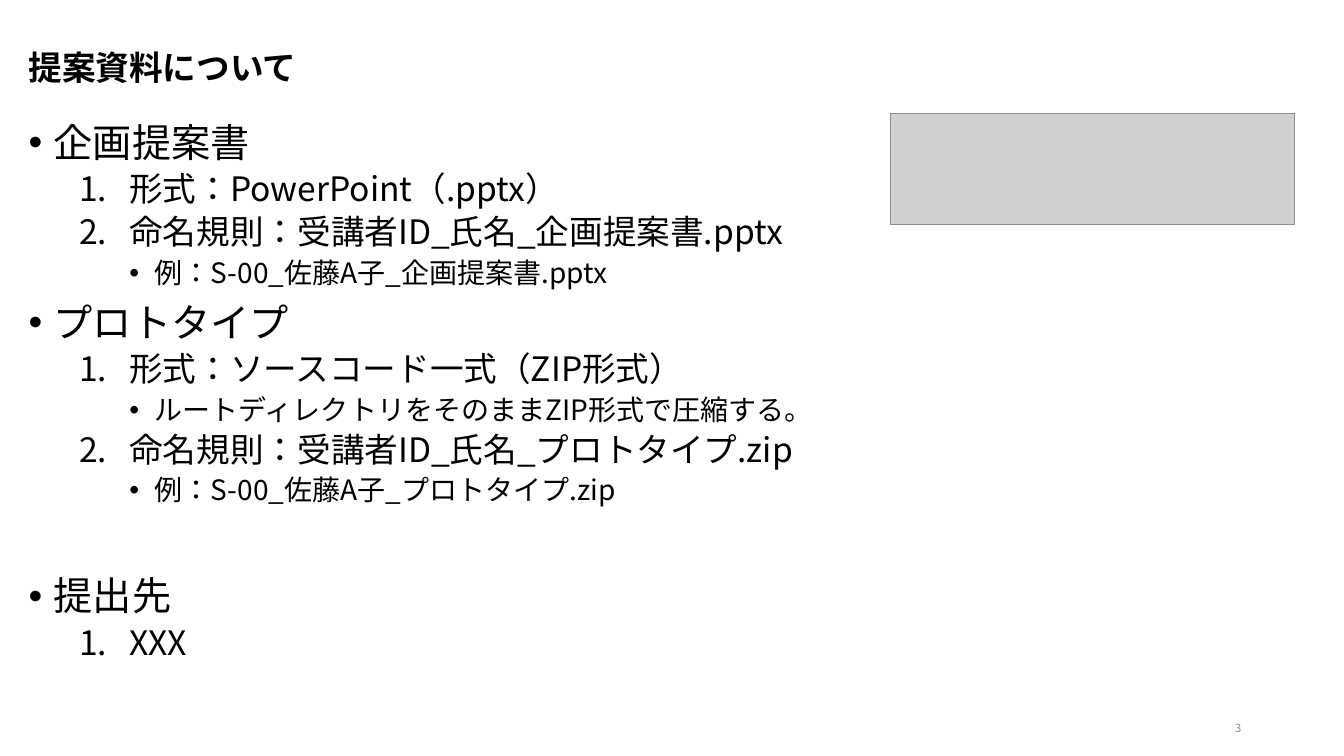
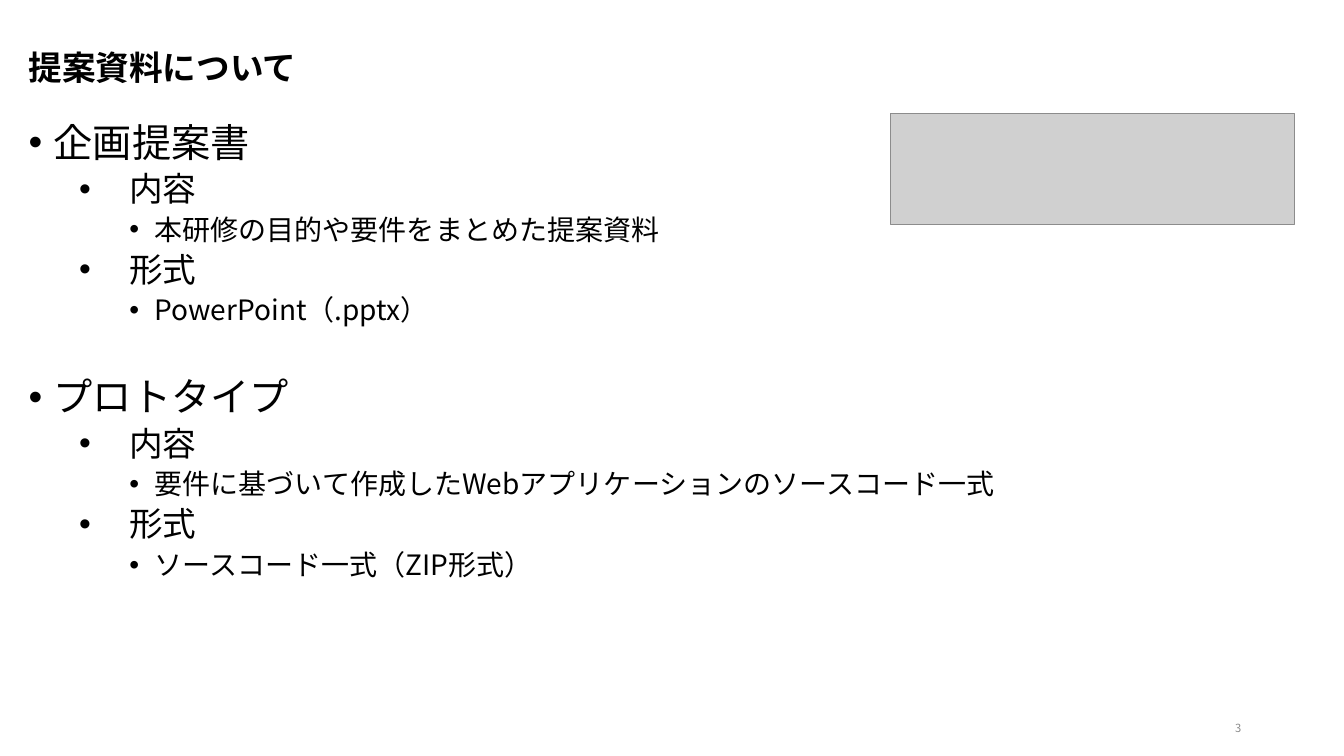
Before and after one commit to nishida2073/ai_navive, a slide deck: slide 3 of 00_オリエンテーション/【AI Native研修-提案】研修の概要.pptx. Drawn at 1344x756 pixels with LibreOffice and Linux fonts; fonts in the diff are those of the drawing; grey boxes stand for pictures. Boxes give left, top, right and bottom in pixels: in the first picture for what was removed or moved away, otherwise in the second. Text is boxed around its words. In the diff, an @@ line names an element or a change of style, - is before the commit and + after.

Commit message:
md

```diff
--- a/00_オリエンテーション/【AI Native研修-提案】研修の概要.pptx
+++ b/00_オリエンテーション/【AI Native研修-提案】研修の概要.pptx
@@ text at (129, 172, 660, 327): text changed; size 24 to 20 pt @@
-  1. 形式：PowerPoint（.pptx）
-  2. 命名規則：受講者ID_氏名_企画提案書.pptx
-    • 例：S-00_佐藤A子_企画提案書.pptx
+  • 内容
+    • 本研修の目的や要件をまとめた提案資料
+  • 形式
+    • PowerPoint（.pptx）
@@ text at (129, 427, 995, 578): text changed @@
-  1. 形式：ソースコード一式（ZIP形式）
-    • ルートディレクトリをそのままZIP形式で圧縮する。
-  2. 命名規則：受講者ID_氏名_プロトタイプ.zip
-    • 例：S-00_佐藤A子_プロトタイプ.zip
-• 提出先
-  1. XXX
+  • 内容
+    • 要件に基づいて作成したWebアプリケーションのソースコード一式
+  • 形式
+    • ソースコード一式（ZIP形式）
```
Also in this commit, not shown: 1 other slide changed, 1 slide added.
